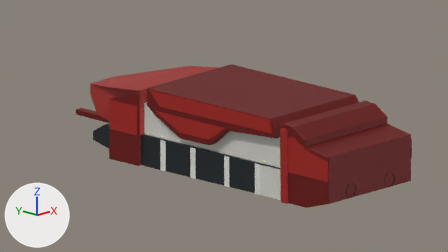
Renders of the Blender file References/CCAFleet/crcred1/crcred1.blend from each side of a commit.
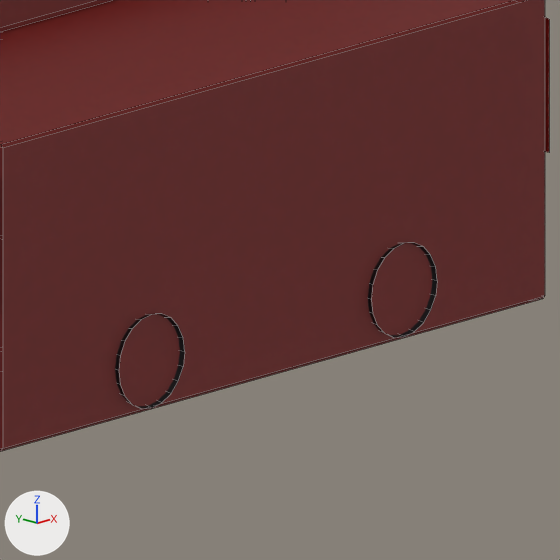
Old and new are each drawn from the file's camera 'Concept side' and again close up on the part from 73% to 92% of the width and 54% to 87% of the height. Lighting does not change. The marker at lower left points along +X, +Y and +Z. The older version's two pictures come first. The close-ups show mesh edges as thin lines.

Objects in the first close-up: 'CCA upper-left red hull'.
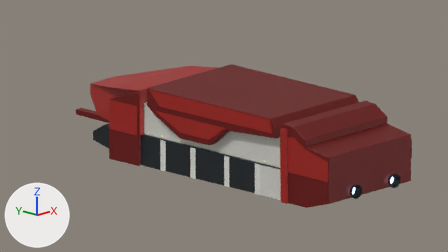
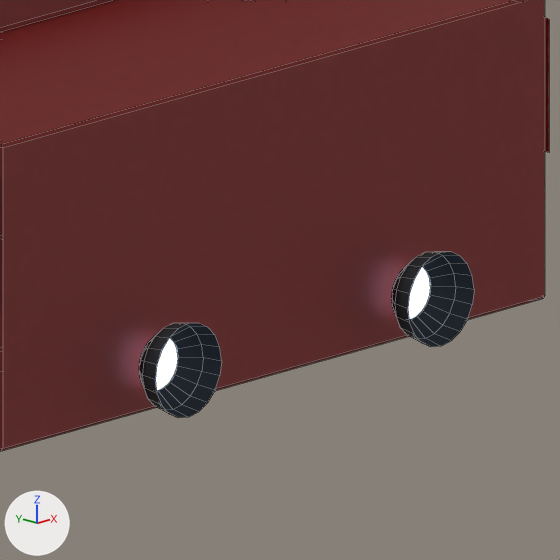
The edits, one by one:
me_dark_lower_gunship_hull is used by ob_cca_upper_left_red_hull; location (0.0, 0.0, 0.0).
me_dark_lower_gunship_hull had 566 vertices, 417 faces and spanned x -18.0..18.0, y -57.5..57.0, z -11.8..12.2.
me_dark_lower_gunship_hull now has 566 vertices, 417 faces and spans x -18.0..18.0, y -59.7..57.0, z -11.8..12.2.
me_dark_lower_gunship_hull part 1: the loose piece of 60 vertices spanning x -10.1..-5.9, y -57.5..-55.7, z -8.9..-4.7 is moved by (0.0, -2.2, 0.0).
me_dark_lower_gunship_hull part 2: the loose piece of 20 vertices spanning x -9.2..-6.8, y -55.8, z -8.0..-5.5 is moved by (0.0, -2.2, 0.0).
me_dark_lower_gunship_hull part 3: the loose piece of 60 vertices spanning x 5.9..10.1, y -57.5..-55.7, z -8.9..-4.7 is moved by (0.0, -2.2, 0.0).
me_dark_lower_gunship_hull part 4: the loose piece of 20 vertices spanning x 6.8..9.2, y -55.8, z -8.0..-5.5 is moved by (0.0, -2.2, 0.0).

What differs and where, as boxes (x1, y1, x2, y2) in the close-ups (560 x 560 px; the box of a moved part takes in the faces that stretch with it):
part 1 of me_dark_lower_gunship_hull, moved or reshaped: before (115, 314, 185, 409); after (139, 323, 222, 418)
part 2 of me_dark_lower_gunship_hull, moved or reshaped (not visible before): after (155, 338, 178, 390)
part 3 of me_dark_lower_gunship_hull, moved or reshaped: before (368, 243, 437, 338); after (391, 252, 474, 347)
part 4 of me_dark_lower_gunship_hull, moved or reshaped (not visible before): after (408, 267, 431, 319)
